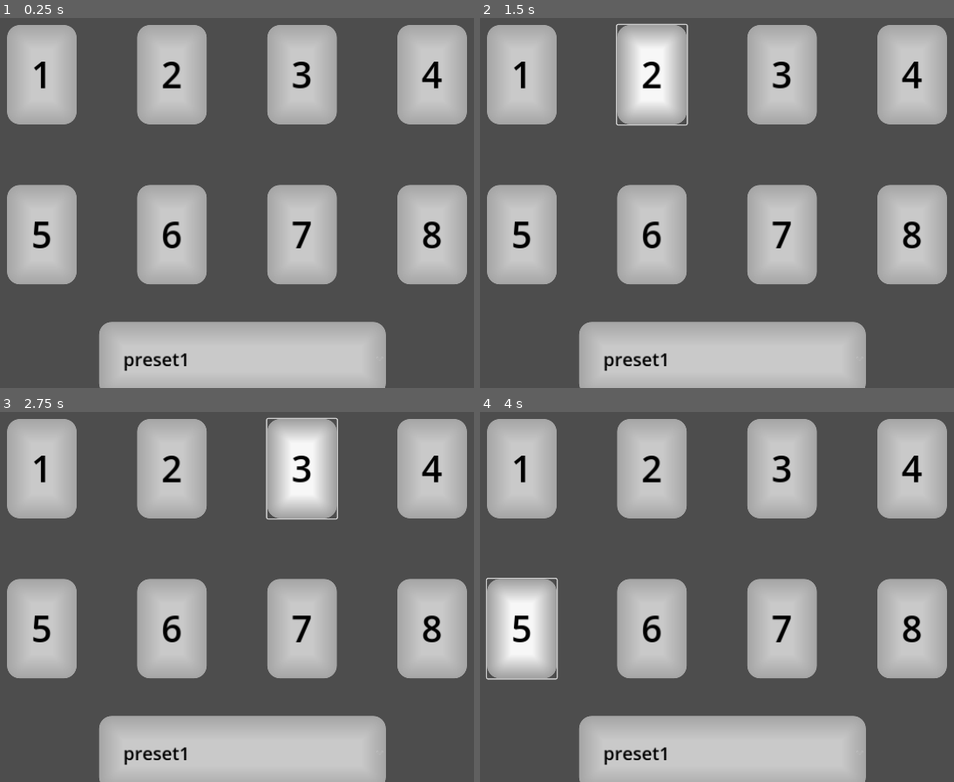
Above: before the commit, frames 1-4 (two rows, left to right).
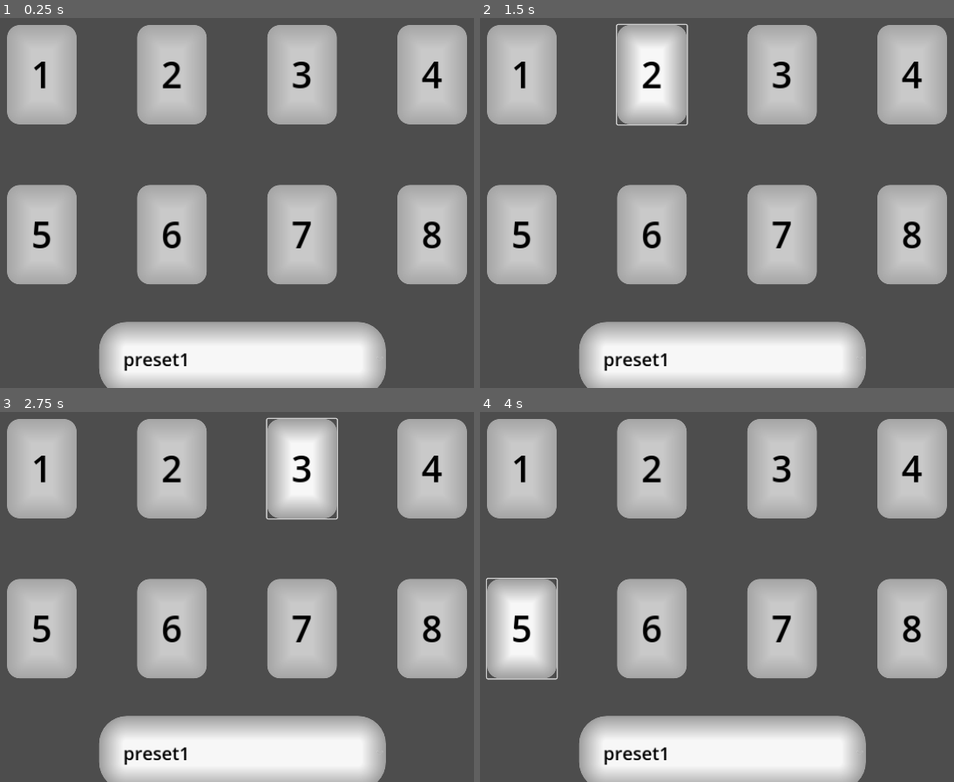
Above: after the commit, the same moments.

Repository: Lucasmoidel/stream-deck-ui
Game: Godot game, scene res://ui.tscn
The game is run twice, just before and just after one commit, with the same random seed, the same clock (stepped at 60 frames per second) and the same inputs. This scene is started directly instead of the project's main scene.
Inputs:
- Up to frame 1 (0.25 s): no input
- Up to frame 2 (1.5 s): click "1" at 0.5 s; click "2" at 1.25 s
- Up to frame 3 (2.75 s): click "3" at 2 s
- Up to frame 4 (4 s): click "4" at 2.75 s; click "5" at 3.5 s

The runs differ from the first frame. In frame 1, 6.6% of the frame differs, in the area x 20-82%, y 82-100%; in frame 2, 6.6%; in frame 3, 6.6%; in frame 4, 6.6%.

Commit message:
ou

Diff:
--- a/stuff idk.tres
+++ b/stuff idk.tres
@@ -8,7 +8,7 @@
 border_width_bottom = 40
 border_color = Color(0.621524, 0.621524, 0.621524, 1)
 border_blend = true
-corner_radius_top_left = 20
-corner_radius_top_right = 20
-corner_radius_bottom_right = 20
-corner_radius_bottom_left = 20
+corner_radius_top_left = 45
+corner_radius_top_right = 45
+corner_radius_bottom_right = 45
+corner_radius_bottom_left = 45
--- a/ui.tscn
+++ b/ui.tscn
@@ -1,6 +1,7 @@
-[gd_scene load_steps=2 format=3 uid="uid://lh331jkwlfji"]
+[gd_scene load_steps=3 format=3 uid="uid://lh331jkwlfji"]
 
 [ext_resource type="Theme" uid="uid://bd1ksuf5j6cn8" path="res://button_theme.tres" id="1_cs2sk"]
+[ext_resource type="StyleBox" uid="uid://cw7vcp773ei32" path="res://stuff idk.tres" id="2_ykw7p"]
 
 [node name="Control" type="Control"]
 layout_mode = 3
@@ -84,6 +85,8 @@
 offset_right = 822.0
 offset_bottom = 626.0
 theme = ExtResource("1_cs2sk")
+theme_override_styles/normal = ExtResource("2_ykw7p")
+theme_override_styles/hover = ExtResource("2_ykw7p")
 item_count = 1
 selected = 0
 popup/item_0/text = "preset1"
